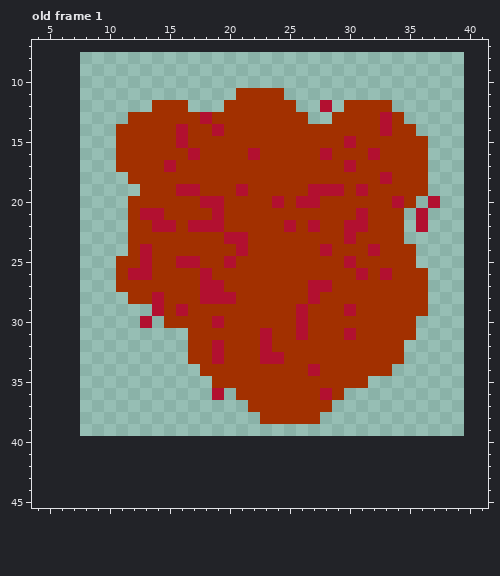
Pixel-art file: Assets/Raw/Sprites/Enemies/Boss5/Meatball.aseprite. The picture above was drawn from the file before the commit.
32x32 pixels, 1 frame. Shown: old frame 1: x 4..41, y 7..45. The old version is drawn lined up with the new one, on the new canvas. The commit also changed other frames, which this record leaves out.
And afterwards:
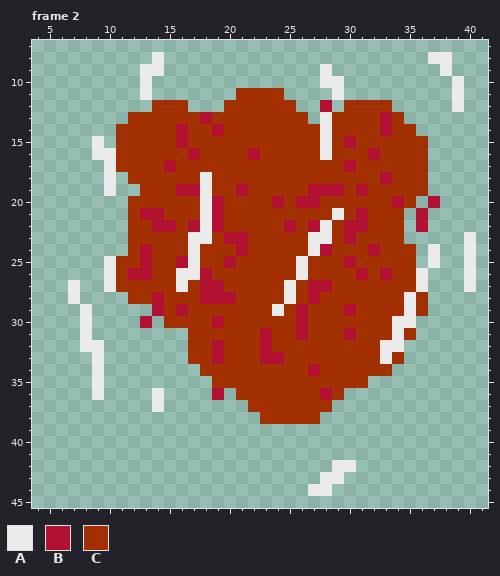
Palette (. is transparent): A #ebebeb  B #b21030  C #a23000
A new or re-ordered frame is compared with the old frame closest to it.
Message: Polished fifth boss draft and added meatball spawn.
The edit:
canvas 32x32 -> 48x48, the old top-left corner now at 8,8
frames 1 -> 6
Frame 2 is new; against old frame 1:
There is now colour A in row 8 at x 14 and 37 to 38; in row 9 at x 13 to 14, 28 and 38; in row 10 at x 13, 28 to 29 and 39; in row 11 at x 13, 29 and 39; in row 12 at x 39; in row 13 at x 28.
There is now colour A in row 15 at x 9; in row 16 at x 9 to 10; in rows 17 to 19 at x 10; in row 23 at x 40; in row 24 at x 37 and 40; in row 25 at x 10, 37 and 40.
There is now colour A in row 26 at x 10 and 40; in row 27 at x 7, 10 and 40; in row 28 at x 7; in rows 29 to 31 at x 8; in row 32 at x 8 to 9; in rows 33 to 35 at x 9.
There is now colour A in row 36 at x 9 and 14; in row 37 at x 14; in row 42 at x 29 to 30; in row 43 at x 28 to 29; in row 44 at x 27 to 28.
The edit turns colour B into colour A in row 16 at x 28; in row 20 at x 18; in row 22 at x 18; in row 25 at x 17.
The edit turns colour C into colour A in rows 14 to 15 at x 28; in rows 18 to 19 at x 18; in row 21 at x 18 and 29; in row 22 at x 28; in row 23 at x 17 to 18 and 27 to 28; in row 24 at x 17 and 27.
The edit turns colour C into colour A in row 25 at x 26; in row 26 at x 16 to 17, 26 and 36; in row 27 at x 16, 25 and 36; in row 28 at x 25 and 35; in row 29 at x 24 and 35; in row 30 at x 34 to 35.
The edit turns colour C into colour A in row 31 at x 34; in row 32 at x 33 to 34; in row 33 at x 33.
